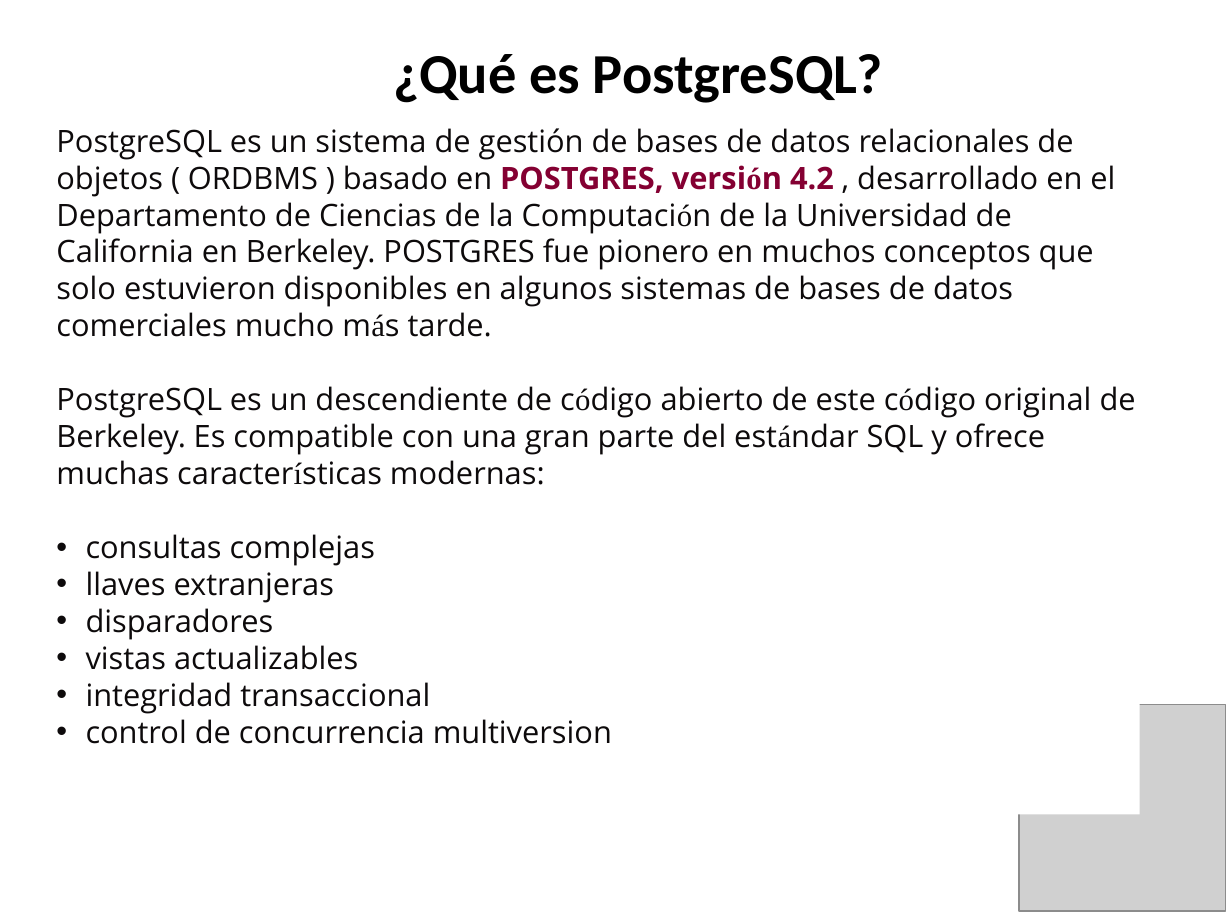
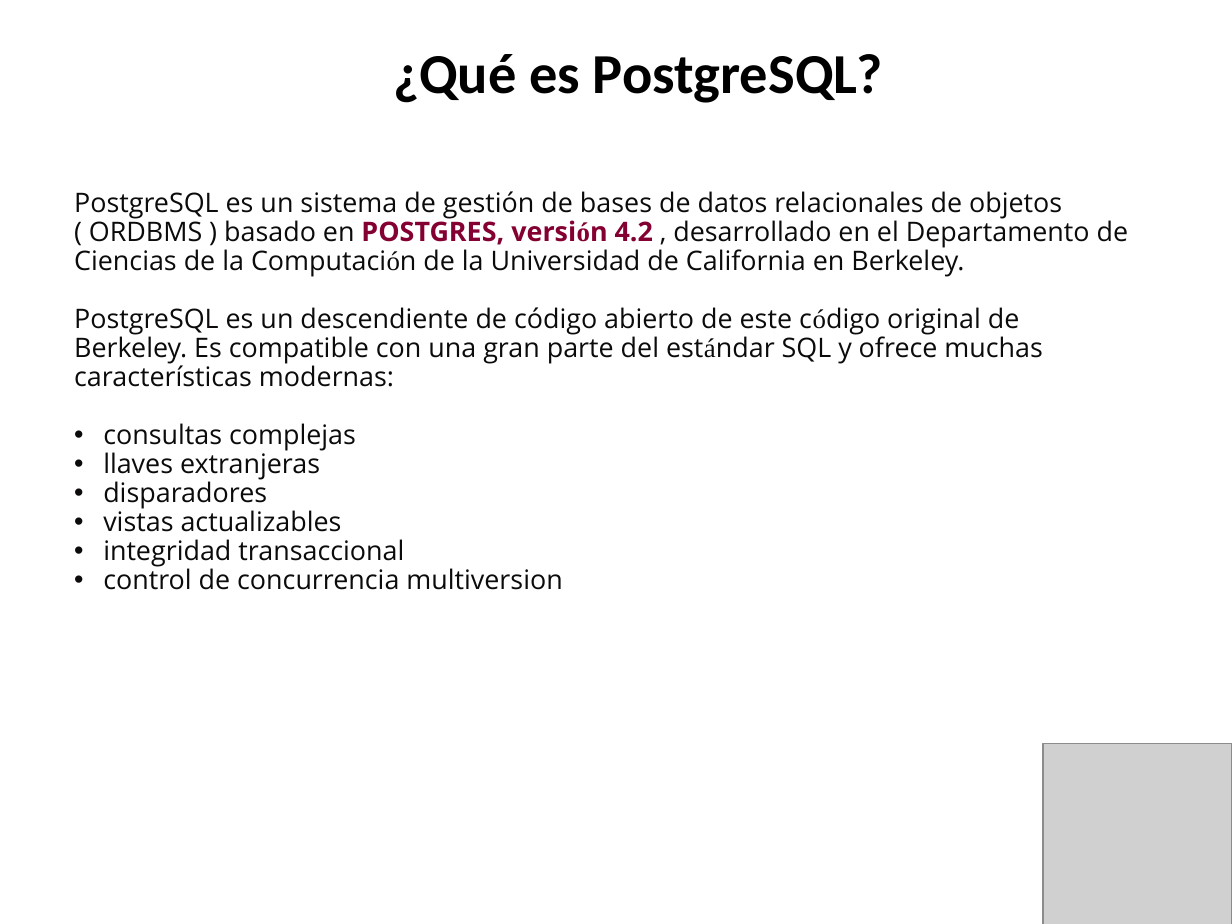
Before and after one commit to jpedrozac/BASES-DE-DATOS-SEG-SEMESTRE, a slide deck: slide 2 of postgresql.ppt. Drawn at 1232x924 pixels with LibreOffice and Linux fonts; fonts in the diff are those of the drawing; grey boxes stand for pictures. Boxes give left, top, right and bottom in pixels: in the first picture for what was removed or moved away, otherwise in the second. Text is boxed around its words. In the diff, an @@ line names an element or a change of style, - is before the commit and + after.

```diff
--- a/postgresql.ppt
+++ b/postgresql.ppt
@@ text "PostgreSQL es un sistema de ...": place and size @@
-text "PostgreSQL es un sistema de ..." at [56, 128, 1136, 744]
+text "PostgreSQL es un sistema de ..." at [74, 191, 1129, 590]
@@ text at [74, 191, 1129, 277]: text changed; size 18 to 15.7 pt @@
-PostgreSQL es un sistema de gestión de bases de datos relacionales de objetos ( ORDBMS ) basado en POSTGRES, versión 4.2 , desarrollado en el Departamento de Ciencias de la Computación de la Universidad de California en Berkeley. POSTGRES fue pionero en muchos conceptos que solo estuvieron disponibles en algunos sistemas de bases de datos comerciales mucho más tarde.
+PostgreSQL es un sistema de gestión de bases de datos relacionales de objetos ( ORDBMS ) basado en POSTGRES, versión 4.2 , desarrollado en el Departamento de Ciencias de la Computación de la Universidad de California en Berkeley.
@@ text at [74, 307, 1043, 590]: size 18 to 15.7 pt in "PostgreSQL es un descendiente de código abierto ...", "consultas complejas", "llaves extranjeras", "disparadores" and 3 more places; font Times New Roman to Open Sans in "código características"; line spacing 1 to 0.9 @@
@@ picture: place and size @@
-picture at [1019, 705, 1226, 912]
+picture at [1044, 743, 1232, 924]
```
Also in this commit, not shown: 5 other slides changed, 2 slides added, 1 slide removed, 1 other file.
